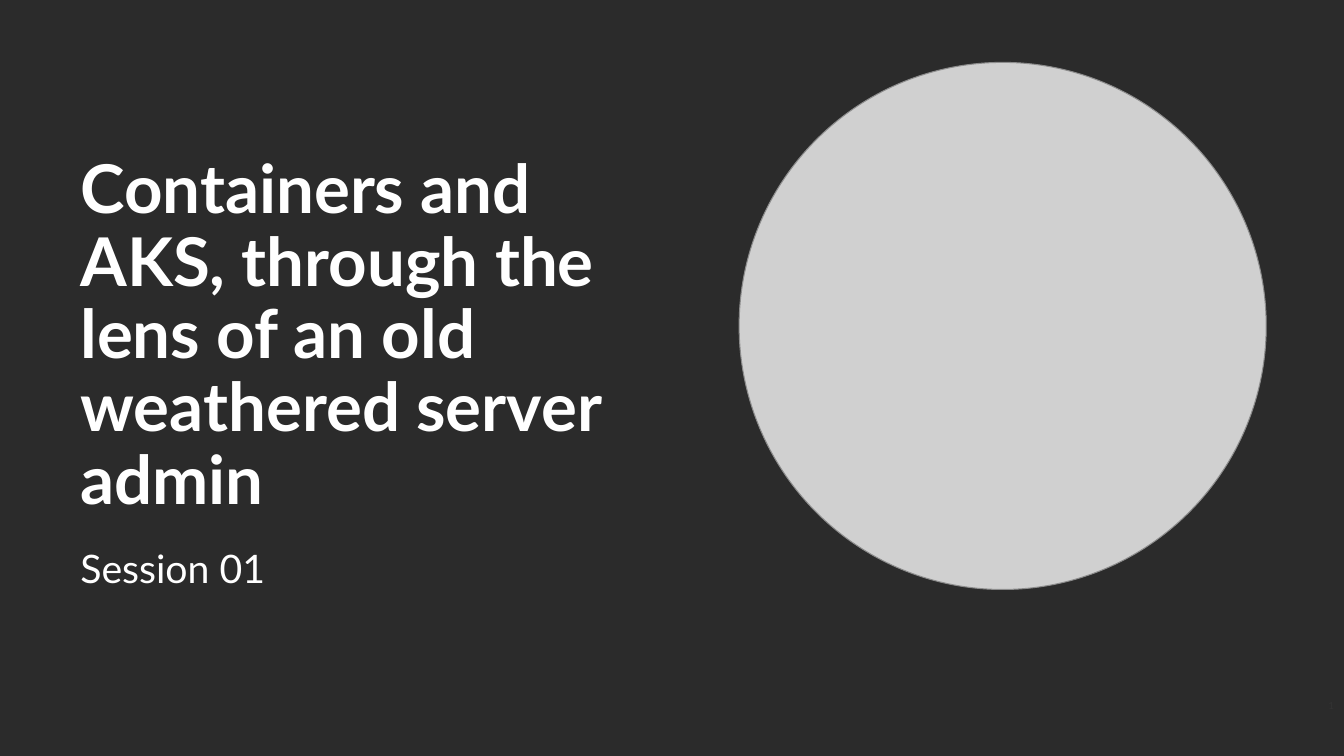
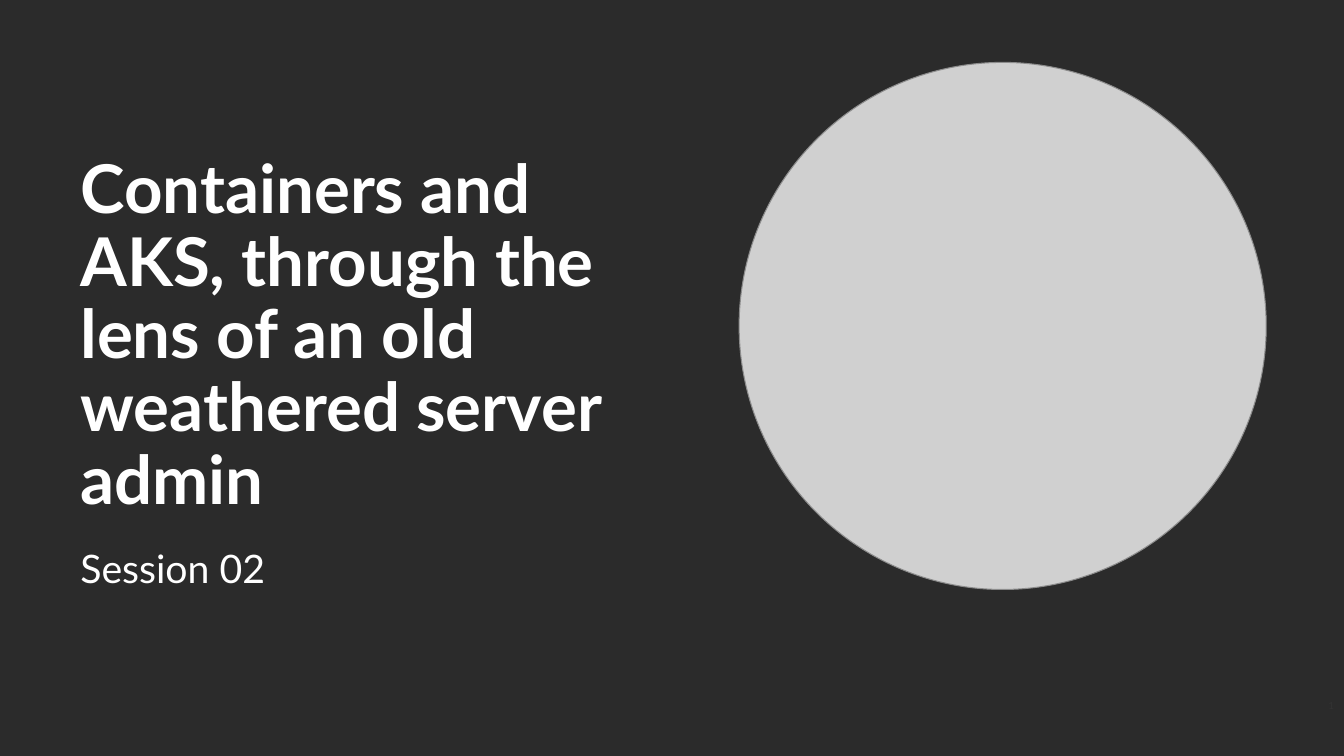
Before and after one commit to deanl1982/Avanade-Containers-AKS-Series, a slide deck: slide 1 of Session-02/Containers-Docker-S02.pptx. Drawn at 1344x756 pixels with LibreOffice and Linux fonts; fonts in the diff are those of the drawing; grey boxes stand for pictures; background and template pictures are left out; a plain dark background stands for a picture behind light text. Boxes give left, top, right and bottom in pixels: in the first picture for what was removed or moved away, otherwise in the second. Text is boxed around its words. In the diff, an @@ line names an element or a change of style, - is before the commit and + after.

```diff
--- a/Session-02/Containers-Docker-S02.pptx
+++ b/Session-02/Containers-Docker-S02.pptx
@@ text at <box>80,554,265,584</box>: text changed @@
-Session 01
+Session 02
```
Also in this commit, not shown: 1 other slide changed, 13 slides added, 6 slides removed, 2 other files.
